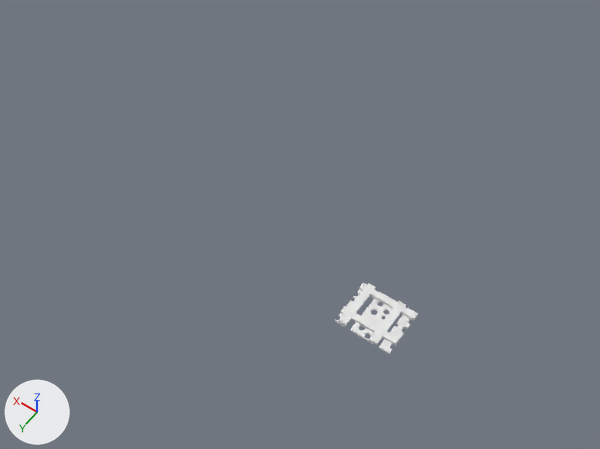
One commit to the Blender file extra/3d/keyboard.blend: the scene before it, then after it.
Camera for both pictures: a 50 mm lens placed at (-9.0, 189.0, 363.0), pointed at (159.0, -45.0, -5.0). Every picture has the same lights, and +X, +Y and +Z are marked at lower left.

In view in the first picture: 'PCB', 'Shell'.
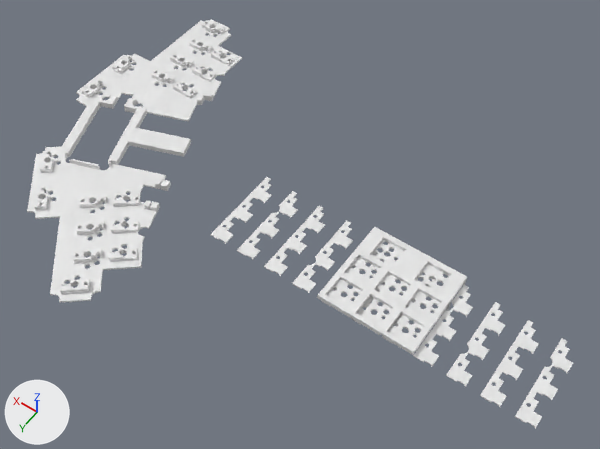
ob_test_box is not drawn itself; it is used by a modifier of ob_shell, ob_pcb, ob_base.

What differs and where, as boxes (x1, y1, x2, y2) in the pictures (600 x 449 px):
'pcb', added
    after: (27, 19, 242, 303)
'Default Insulator', added
    after: (210, 177, 573, 429)
'Shell', reshaped (89% wider, 103% taller)
    before: (338, 283, 417, 345)
    after: (317, 227, 467, 354)
'PCB', reshaped
    before: (335, 283, 418, 354)
    after: (317, 240, 465, 355)

The edits, one by one:
Mesh me_plane_013 is new.
It has 65 vertices, 33 faces and spans x -2.4..8.2, y -60.2..-8.2, z -4.7.
Mesh me_pcb_003 is new.
It has 4600 vertices, 9568 faces and spans x 210.0..336.0, y -155.0..71.0, z -4.0..-1.0.
Object 'Test Box' (ob_test_box) moves from (89.92, -11.45, -2.609) to (92.58, -29.64, -2.609).
Object 'Test Box' (ob_test_box) is rescaled from (0.0163, 0.00974, 0.0123) to (0.0287, 0.0216, 0.0123).
Object 'Default Insulator' (ob_default_insulator) is new; it shows me_plane_013.
Its location is (0.0, 0.0, 2.9).
It gains a SOLIDIFY modifier named 'Solidify'.
Modifier setting: thickness = 0.56.
It gains a ARRAY modifier named 'Full Repeat'.
Modifier setting: count = 11.
Modifier setting: use_constant_offset = True.
Modifier setting: constant_offset_displace = (18.5, 0.0, 0.0).
Modifier setting: use_relative_offset = False.
It gains a BOOLEAN modifier named 'Hotswaps'.
Modifier setting: object = ob_hotswap_holes__1u.
It gains a BOOLEAN modifier named 'Screws'.
Modifier setting: object = ob_screw_passthrough.
Object 'pcb' (ob_pcb_1) is new; it shows me_pcb_003.
Its location is (0.0, 0.0, 0.0).
